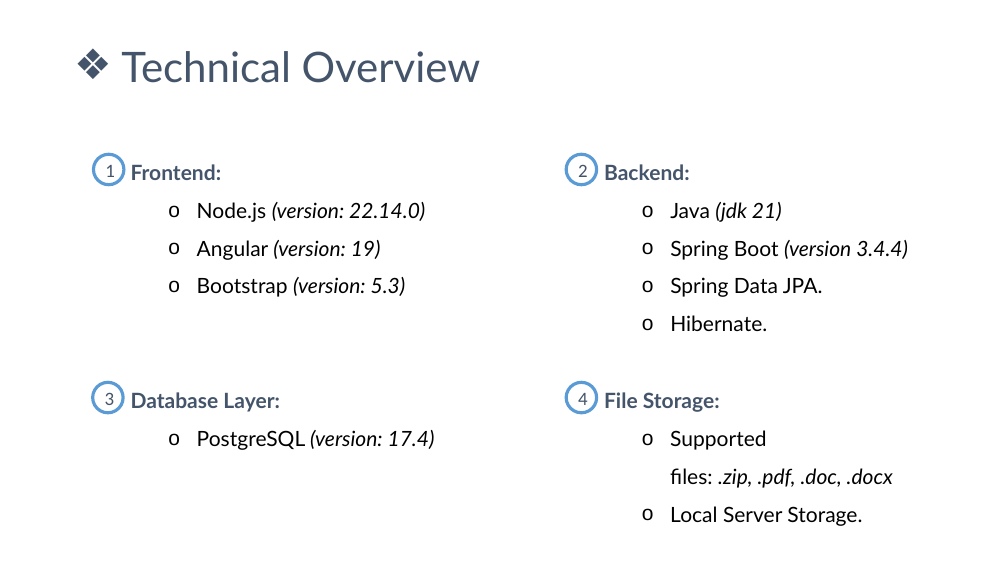
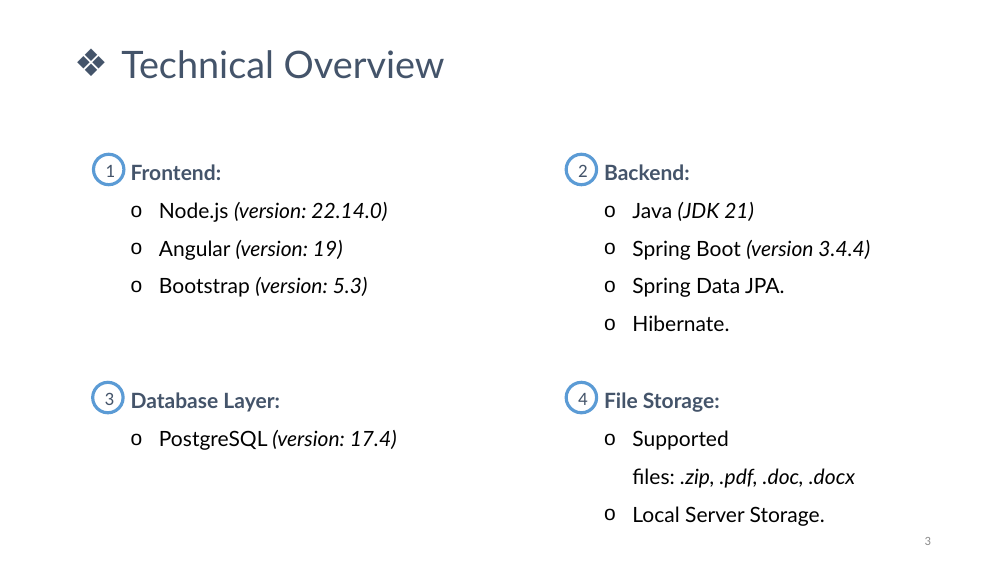
Before and after one commit to sajal48/isdb-academic-journal-publishing-system-angular-springboot-postgresql, a slide deck: slide 3 of Presentation Slides/1285464_Academic_Journal_Publication_System.pptx. Drawn at 1008x567 pixels with LibreOffice and Linux fonts; fonts in the diff are those of the drawing; background and template pictures are left out. Boxes give left, top, right and bottom in pixels: in the first picture for what was removed or moved away, otherwise in the second. Text is boxed around its words. In the diff, an @@ line names an element or a change of style, - is before the commit and + after.

Commit message:
ppt updated and homepage design slightly modified

```diff
--- a/Presentation Slides/1285464_Academic_Journal_Publication_System.pptx
+++ b/Presentation Slides/1285464_Academic_Journal_Publication_System.pptx
@@ text "Technical Overview" at <box>121,50,445,79</box>: size 40 to 36 pt @@
@@ text at <box>159,202,387,297</box>: list level 2 to 1 in "Node.js (version: 22.14.0)"; list level 2 to 1 in "Angular (version: 19)"; list level 2 to 1 in "Bootstrap (version: 5.3)" @@
@@ text at <box>632,202,754,221</box>: text changed @@
-  o Java (jdk 21)
+o Java (JDK 21)
@@ text at <box>632,240,870,331</box>: list level 2 to 1 in "Spring Boot (version 3.4.4)"; list level 2 to 1 in "Spring Data JPA."; list level 2 to 1 in "Hibernate." @@
@@ text at <box>159,430,397,450</box>: list level 2 to 1 in "PostgreSQL (version: 17.4)" @@
@@ text at <box>632,430,855,526</box>: list level 2 to 1 in "Supported files: .zip, .pdf, .doc, ..."; list level 2 to 1 in "Local Server Storage." @@
@@ page number added at <box>925,537,931,545</box>, 12 pt, text #8C8C8C @@
+3
```
Also in this commit, not shown: 5 other slides changed, 1 slide added, 2 other files.
